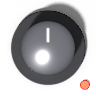
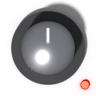
Layered file, before and after one edit (96 × 96). Changes by layer:
painted on "pointer reflection" over bbox(43, 32, 52, 49)
painted on "pointer shadow" over bbox(48, 36, 52, 45)
painted on "skirt" over bbox(10, 10, 86, 86)
painted on "lamp lit" over bbox(80, 80, 90, 90)
painted on "lens" over bbox(80, 80, 90, 90)
added layer "lamp glow" (addition) above "bounce" over bbox(13, 22, 96, 96)
added layer "bounce" (addition) above "shadow" over bbox(10, 10, 96, 96)
painted on "shadow" over bbox(11, 10, 96, 96)
